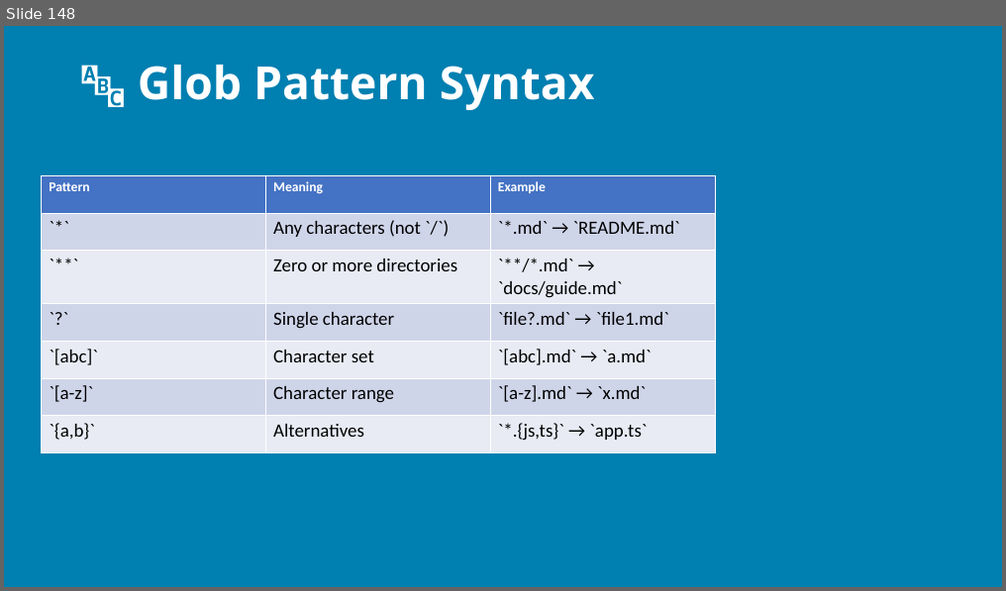
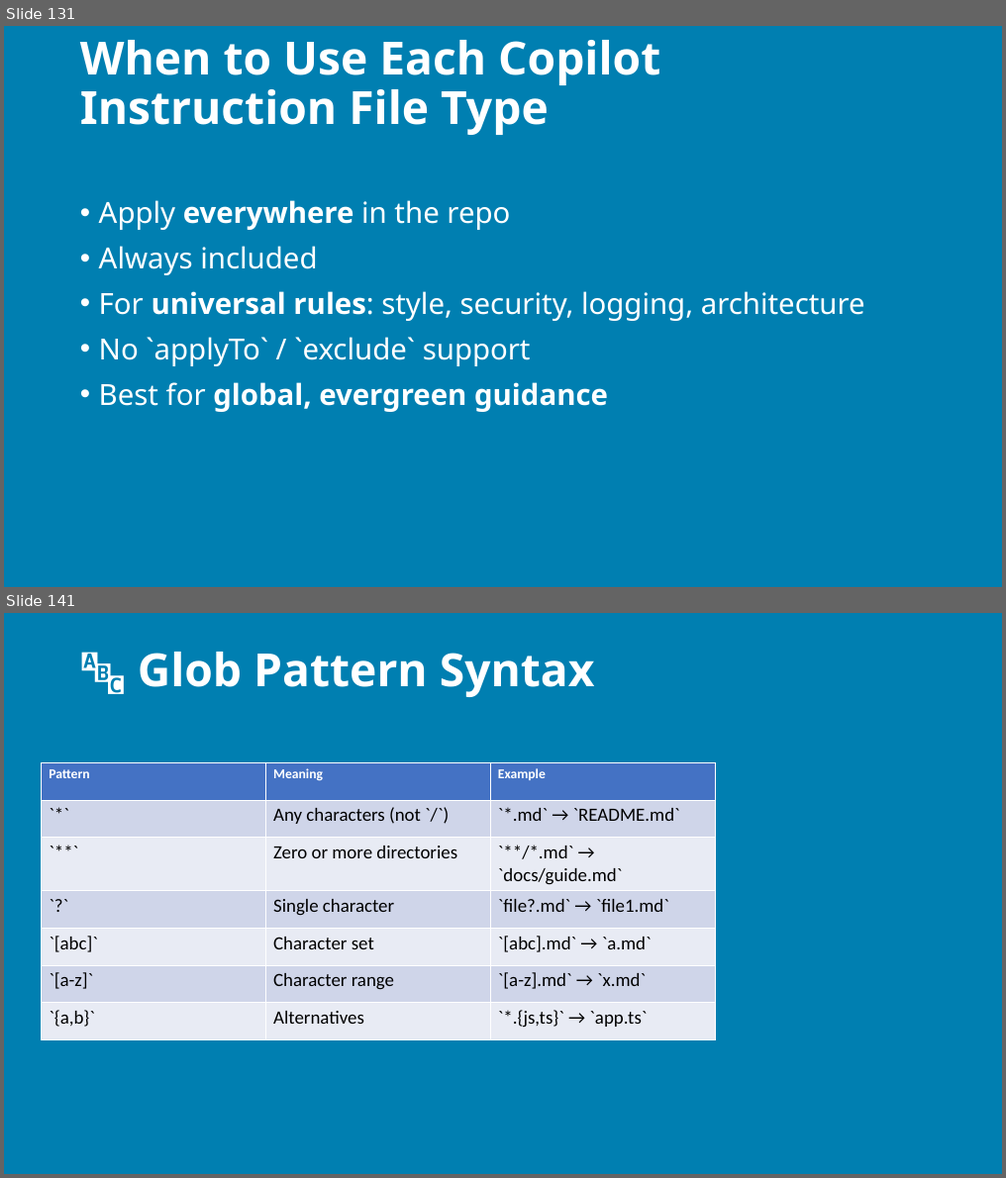
Before and after one commit to j0hnnymiller/AI-Assisted-Software-Development, a slide deck: slides/output/aiasd-311-monday-draft.pptx. Shown one above the other, each under a label of ours: slide 148 before the commit, slides 131 and 141 after it; the slides between them are not shown. The pictures are 1006x591 and 1006x1178 pixels, drawn with LibreOffice and Linux fonts; fonts in the diff are those of the drawing; background and template pictures are left out. Boxes give left, top, right and bottom in pixels: in the first picture for what was removed or moved away, otherwise in the second. Text is boxed around its words. In the diff, an @@ line names an element or a change of style, - is before the commit and + after.

```diff
--- a/slides/output/aiasd-311-monday-draft.pptx
+++ b/slides/output/aiasd-311-monday-draft.pptx
@@ slide 131 added at [4,26,1002,587], background picture (left out) @@
@@ title added at [80,40,660,135], 44 pt, text #FFFFFF, bold @@
+When to Use Each Copilot Instruction File Type
@@ text added at [99,200,865,412], 28 pt, text #FFFFFF @@
+• Apply everywhere in the repo
+• Always included
+• For universal rules: style, security, logging, architecture
+• No `applyTo` / `exclude` support
+• Best for global, evergreen guidance
@@ what was slide 148 is now slide 141 @@
```
Also in this commit, not shown: 130 slides changed, 2 other slides added, 25 slides removed, 31 other files.
